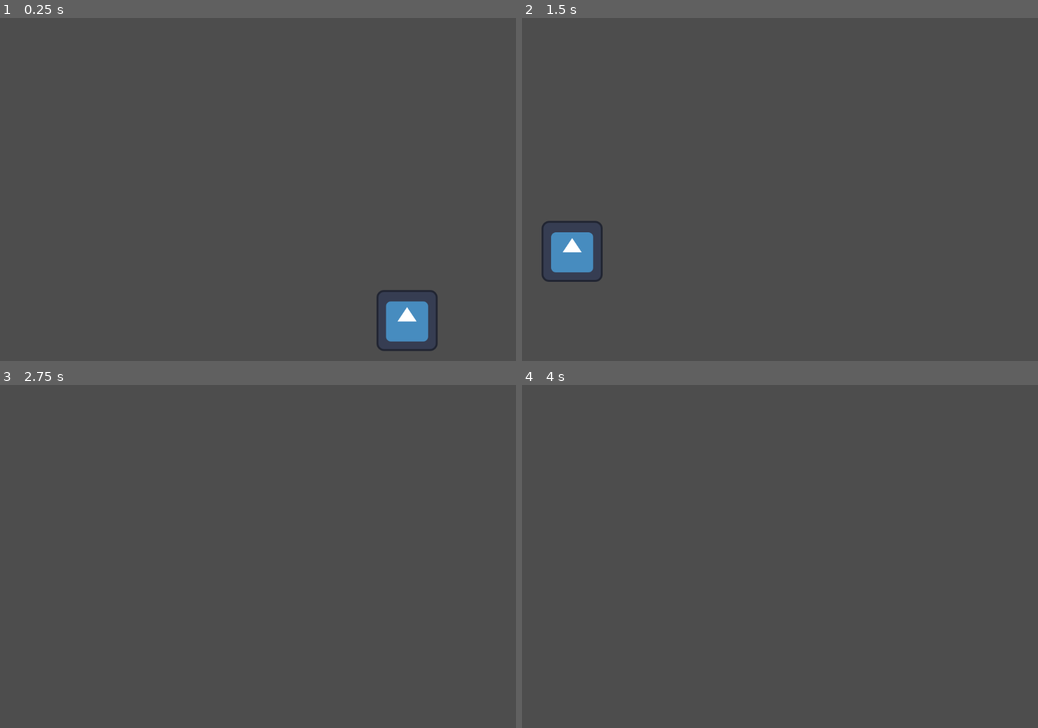
Above: before the commit, frames 1-4 (two rows, left to right).
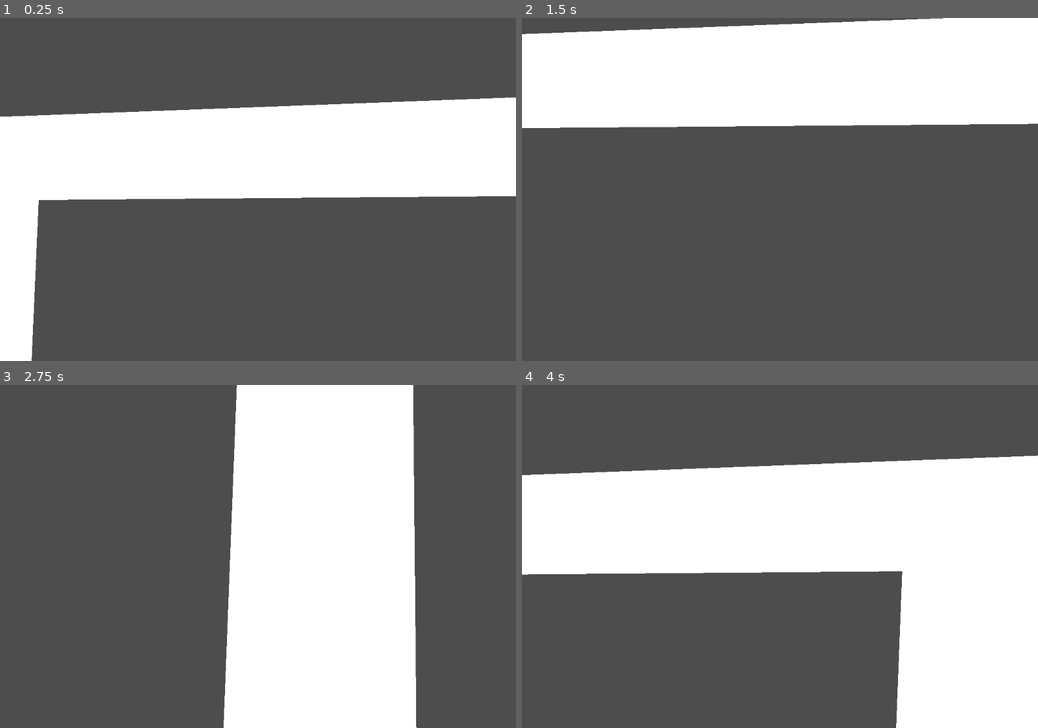
Above: after the commit, the same moments.

Repository: FictionalCodes/20Games
Game: Godot game, scene res://testscene.tscn
The game is run twice, just before and just after one commit, with the same random seed, the same clock (stepped at 60 frames per second) and the same inputs. The engine's default icon, where the game draws it, is replaced by a stand-in: a white triangle on a blue panel in a dark square.
Inputs (mouse positions are in pixels of both pictures, inside the frame that each line leads up to):
- Up to frame 1 (0.25 s): no input
- Up to frame 2 (1.5 s): tap Enter at 0.5 s; move the mouse to (893, 172) at 0.52 s; press the mouse at (893, 172) at 0.53 s; hold Right (pan_right) 0.53-1.28 s; move the mouse to (676, 206) at 1.27 s; release the mouse at (676, 206) at 1.28 s; hold Down (pan_down) from 1.28 s (still down); tap Middle mouse button (drag) at 1.35 s
- Up to frame 3 (2.75 s): click (154, 573) at 1.55 s; move the mouse to (309, 481) at 2.02 s; release Down (pan_down) at 2.03 s; press the mouse at (309, 481) at 2.03 s; hold Right (pan_right) from 2.03 s (still down); tap Mouse wheel up (zoomIn) at 2.1 s
- Up to frame 4 (4 s): move the mouse to (754, 625) at 2.77 s; release Right (pan_right) at 2.78 s; release the mouse at (754, 625) at 2.78 s; hold Up (pan_up) 2.78-3.53 s; tap Mouse wheel down (zoomOut) at 2.85 s; click (754, 625) at 3.05 s; move the mouse to (934, 607) at 3.52 s; press the mouse at (934, 607) at 3.53 s; hold Left (pan_left) from 3.53 s (still down)

The runs differ from the first frame. In frame 1, 31% of the frame differs, in the area x 0-100%, y 23-100%; in frame 2, 31%; in frame 3, 36%; in frame 4, 44%, in the area x 0-100%, y 20-100%.

Commit message:
sprite stack working at least

Diff:
--- /dev/null
+++ b/Summer2025-CnC/prefabs/baseunit.tscn
@@ -0,0 +1,27 @@
+[gd_scene load_steps=5 format=3 uid="uid://crpi7321p6ro"]
+
+[ext_resource type="Texture2D" uid="uid://bml20xph5sqgk" path="res://icon.svg" id="1_v0m34"]
+[ext_resource type="Script" uid="uid://bcb72mqjensh8" path="res://scripts/units/BaseUnit.gd" id="2_cbhrm"]
+
+[sub_resource type="CircleShape2D" id="CircleShape2D_73l2j"]
+radius = 192.0
+
+[sub_resource type="CircleShape2D" id="CircleShape2D_v0m34"]
+radius = 32.0
+
+[node name="Node2D" type="Node2D"]
+script = ExtResource("2_cbhrm")
+
+[node name="Unit" type="Sprite2D" parent="."]
+scale = Vector2(0.5, 0.5)
+texture = ExtResource("1_v0m34")
+
+[node name="AttackRadius" type="Area2D" parent="."]
+
+[node name="CollisionShape2D" type="CollisionShape2D" parent="AttackRadius"]
+shape = SubResource("CircleShape2D_73l2j")
+
+[node name="Hurtbox" type="Area2D" parent="."]
+
+[node name="CollisionShape2D" type="CollisionShape2D" parent="Hurtbox"]
+shape = SubResource("CircleShape2D_v0m34")
--- a/Summer2025-CnC/project.godot
+++ b/Summer2025-CnC/project.godot
@@ -74,6 +74,16 @@
 "events": [Object(InputEventKey,"resource_local_to_scene":false,"resource_name":"","device":-1,"window_id":0,"alt_press …(195 unchanged characters)…
 ]
 }
+action={
+"deadzone": 0.2,
+"events": [Object(InputEventMouseButton,"resource_local_to_scene":false,"resource_name":"","device":-1,"window_id":0,"alt_pressed":false,"shift_pressed":false,"ctrl_pressed":false,"meta_pressed":false,"button_mask":1,"position":Vector2(109, 14),"global_position":Vector2(118, 62),"factor":1.0,"button_index":1,"canceled":false,"pressed":true,"double_click":false,"script":null)
+]
+}
+cancel={
+"deadzone": 0.2,
+"events": [Object(InputEventMouseButton,"resource_local_to_scene":false,"resource_name":"","device":-1,"window_id":0,"alt_pressed":false,"shift_pressed":false,"ctrl_pressed":false,"meta_pressed":false,"button_mask":2,"position":Vector2(79, 23),"global_position":Vector2(88, 71),"factor":1.0,"button_index":2,"canceled":false,"pressed":true,"double_click":false,"script":null)
+]
+}
 
 [input_devices]
 
@@ -90,6 +100,7 @@
 
 [navigation]
 
+2d/default_cell_size=128.0
 pathfinding/max_threads=8
 
 [physics]
--- /dev/null
+++ b/Summer2025-CnC/scripts/Nodes/StackedSprite.gd
@@ -0,0 +1,61 @@
+@tool
+class_name StackedSprite extends Sprite2D
+
+@export_category("Drawing Params")
+@export var show_sprites := false
+@export var auto_rotate := false
+
+@export var frame_start := 0:
+	set(value):
+		frame_start = clampi(value, 0, hframes + vframes)
+
+@export var frame_end := hframes + vframes:
+	set(value):
+		frame_end = clampi(value, 0, (hframes + vframes) -1)
+
+@export var layer_seperation : int = 1
+
+@export_category("Game Active Params")
+@export var stack_rotation: float:
+	set(value):
+		stack_rotation = value
+		update_stack_rotation(stack_rotation)
+
+@export_tool_button("Regen Stack")
+var regenStack = create_layers
+
+var _stack_layers: Array[Node2D] = []
+
+# Called when the node enters the scene tree for the first time.
+func _ready() -> void:
+	create_layers()
+
+
+# Called every frame. 'delta' is the elapsed time since the previous frame.
+func _process(delta: float) -> void:
+	if auto_rotate:
+		stack_rotation += delta
+
+func update_stack_rotation(new_rotation: float) -> void:
+	for sprite: Sprite2D in _stack_layers:
+		sprite.rotation = new_rotation
+
+
+func create_layers() -> void:
+	clear_layers()
+	for i in range(frame_start, frame_end):
+		var next_sprite = Sprite2D.new()
+		next_sprite.texture = texture
+		next_sprite.hframes = hframes
+		next_sprite.vframes = vframes
+		next_sprite.frame = i
+		next_sprite.position.y = -layer_seperation * i
+		next_sprite.rotation = stack_rotation
+		add_child(next_sprite)
+		_stack_layers.push_back(next_sprite)
+
+func clear_layers():
+	for sprite: Sprite2D in _stack_layers:
+		sprite.queue_free()
+
+	_stack_layers.clear()
--- a/Summer2025-CnC/scripts/gamemanagers/game_input_manager.gd
+++ b/Summer2025-CnC/scripts/gamemanagers/GameInputManager.gd
@@ -1,5 +1,6 @@
 class_name GameInputManager extends Node2D
 
+@export var testUnit : BaseUnit
 
 # Called when the node enters the scene tree for the first time.
 func _ready() -> void:
@@ -9,3 +10,8 @@
 # Called every frame. 'delta' is the elapsed time since the previous frame.
 func _process(delta: float) -> void:
 	pass
+
+
+func _unhandled_input(event: InputEvent) -> void:
+	if event.is_action_pressed("action"):
+		testUnit.set_move_target(get_global_mouse_position())
--- /dev/null
+++ b/Summer2025-CnC/scripts/statemanagers/BaseState.gd
@@ -0,0 +1,13 @@
+class_name BaseState extends Node
+
+func EnterState() -> void:
+	process_mode = Node.PROCESS_MODE_INHERIT
+
+func ExitState() -> void:
+	process_mode = Node.PROCESS_MODE_DISABLED
+
+func Update(_delta:float) -> int:
+	return 0
+
+func can_shoot() -> bool:
+	return false
--- /dev/null
+++ b/Summer2025-CnC/scripts/statemanagers/StateMachine.gd
@@ -0,0 +1,44 @@
+class_name StateMachine extends Node
+
+@export var stateList: Dictionary[int, BaseState]
+
+var currentState : BaseState = null
+var currentStateIndex := 0
+
+var CurrentStateIndex: int:
+	get:
+		return currentStateIndex
+	set(value):
+		QueueSwapState(value)
+
+func QueueSwapState(newStateKey:int):
+	if newStateKey == currentStateIndex:
+		return
+	var newState = stateList.get(newStateKey)
+	if newState == currentState:
+		return
+
+	if newState == null:
+		printerr("Trying to get a state that doesnt exist")
+		return
+
+	call_deferred("SwapStateImmediate", newState)
+	currentStateIndex = newStateKey
+
+func SwapStateImmediateKey(newKey: int) -> void:
+	currentStateIndex = newKey
+	var newState = stateList.get(currentStateIndex)
+	SwapStateImmediate(newState)
+
+
+
+func SwapStateImmediate(newState: BaseState) -> void:
+	if currentState != null: currentState.ExitState()
+	newState.EnterState()
+	currentState = newState
+
+func Update(delta: float) -> void:
+	if currentState == null: return
+	var updatedState = currentState.Update(delta)
+	if updatedState != null and updatedState != 0:
+		QueueSwapState(updatedState)
--- /dev/null
+++ b/Summer2025-CnC/scripts/statemanagers/Units/UnitState.gd
@@ -0,0 +1,18 @@
+class_name UnitState extends Node
+
+enum UnitState{
+	Idle = 1,
+	Moving = 2,
+	Attacking = 3,
+	Spawning = 4,
+	Dead = 5
+}
+
+@export var ThisState : UnitState
+@export var unit: BaseUnit
+
+func can_be_hurt() -> bool:
+	return false
+
+func can_shoot() -> bool:
+	return true
--- /dev/null
+++ b/Summer2025-CnC/scripts/statemanagers/Units/UnitStateMachine.gd
@@ -0,0 +1,9 @@
+class_name UnitStateMachine extends StateMachine
+
+@export var startingState := UnitState.UnitState.Idle
+
+func _ready() -> void:
+	QueueSwapState(startingState)
+
+func _process(delta: float) -> void:
+	Update(delta)
--- a/Summer2025-CnC/scripts/units/base_unit.gd
+++ b/Summer2025-CnC/scripts/units/BaseUnit.gd
@@ -14,8 +14,9 @@
 # Called when the node enters the scene tree for the first time.
 func _ready() -> void:
 	_query_parameters.map = get_world_2d().get_navigation_map()
-	_query_parameters.simplify_path = true
-	_query_parameters.simplify_epsilon = 16
+	#_query_parameters.simplify_path = true
+	#_query_parameters.simplify_epsilon = 32.0
+	#_query_parameters.path_postprocessing = NavigationPathQueryParameters2D.PATH_POSTPROCESSING_NONE
 
 
 
@@ -38,16 +39,16 @@
 			currentWaypoint = _currentPath.front()
 
 	var moveVector = global_position.direction_to(currentWaypoint)
-	global_transform.origin = transform.origin.move_toward(currentWaypoint, unitSpeed *delta)
+	global_position += moveVector * unitSpeed * delta
 
 
 
 func set_move_target(target_position: Vector2, append: bool = false) -> void:
 	var nextPath := _query_path(target_position)
-	if append:
-		_currentPath.append_array(nextPath)
-	else:
-		_currentPath = nextPath
+	if not append:
+		_currentPath.clear()
+
+	_currentPath.append_array(nextPath)
 
 	_destinationReached = false
 
--- a/Summer2025-CnC/testscene.tscn
+++ b/Summer2025-CnC/testscene.tscn
@@ -1,15 +1,16 @@
 [gd_scene load_steps=5 format=3 uid="uid://cb2nk8yv8bwcq"]
 
 [ext_resource type="Script" uid="uid://dfvuxyygci7tr" path="res://addons/TopDownCamera2D/top_down_camera_2d.gd" id="1_jotil"]
-[ext_resource type="Texture2D" uid="uid://bml20xph5sqgk" path="res://icon.svg" id="2_44gc5"]
-[ext_resource type="Script" uid="uid://cd5e2hgox57sc" path="res://scripts/gamemanagers/game_input_manager.gd" id="3_612pj"]
+[ext_resource type="Script" uid="uid://cd5e2hgox57sc" path="res://scripts/gamemanagers/GameInputManager.gd" id="3_612pj"]
+[ext_resource type="Script" uid="uid://bcb72mqjensh8" path="res://scripts/units/BaseUnit.gd" id="3_asog6"]
 
 [sub_resource type="NavigationPolygon" id="NavigationPolygon_44gc5"]
-vertices = PackedVector2Array(3349.22, 2000.18, -4849.94, 2156.78, -4339.75, -3029.82, 3506.7, -4795.42)
-polygons = Array[PackedInt32Array]([PackedInt32Array(0, 1, 2, 3)])
+vertices = PackedVector2Array(458.891, 1024.38, 458.438, 1024.37, 812.313, 1028.87, -385.078, -222.398, -385.047, -222.398, -721.781, -209.672, 1774.78, 1408.69, 1769.98, 1028.59, 1769.99, 1028.79, 3296.44, 1947.18, -4790.26, 2101.63, 1257.69, 1427.45, 3451.12, -4727.57, 1757.37, -303.594, -4289.83, -2985.71, 1753.43, -304.477, 1257.38, 1420.83, 1257.91, 1420.8, 812.148, 1026.41, 816.242, 1026.44, 1262.89, 1277.73, 419.352, 622.523, -417.672, 629.43, -390.313, 85.4297, 1305.43, 71.5703, 784.203, 615.922, 786.023, 620, 1753.43, -303.43, -746.281, 1017.64, 784.508, 620, 793.383, 734.531)
+polygons = Array[PackedInt32Array]([PackedInt32Array(0, 1, 2), PackedInt32Array(3, 4, 5), PackedInt32Array(6, 7, 8), PackedInt32Array(6, 9, 10, 11), PackedInt32Array(12, 9, 6, 8, 13), PackedInt32Array(14, 12, 13, 15), PackedInt32Array(16, 17, 11), PackedInt32Array(2, 18, 19, 20, 16), PackedInt32Array(21, 22, 23, 24, 25), PackedInt32Array(25, 24, 20, 26), PackedInt32Array(13, 27, 15), PackedInt32Array(14, 15, 3, 5), PackedInt32Array(10, 14, 5, 28), PackedInt32Array(11, 10, 28, 0, 2, 16), PackedInt32Array(26, 29, 25), PackedInt32Array(26, 20, 19, 30)])
 outlines = Array[PackedVector2Array]([PackedVector2Array(-4349, -3038, -4861, 2167, 3359, 2010, 3517, -4808)])
-cell_size = 16.0
-agent_radius = 16.0
+cell_size = 128.0
+border_size = 32.0
+agent_radius = 64.0
 
 [node name="Node2D" type="Node2D"]
 
@@ -21,12 +22,25 @@
 boundary_color = Color(0.2, 0, 0.8, 0.101961)
 metadata/_custom_type_script = "uid://dfvuxyygci7tr"
 
-[node name="Icon" type="Sprite2D" parent="."]
-position = Vector2(312, 275)
-texture = ExtResource("2_44gc5")
-
 [node name="NavigationRegion2D" type="NavigationRegion2D" parent="."]
 navigation_polygon = SubResource("NavigationPolygon_44gc5")
 
-[node name="GameInputManager" type="Node2D" parent="."]
+[node name="CharacterBody2D" type="CharacterBody2D" parent="NavigationRegion2D"]
+motion_mode = 1
+
+[node name="StaticBody2D" type="StaticBody2D" parent="NavigationRegion2D"]
+
+[node name="Polygon2D" type="Polygon2D" parent="NavigationRegion2D/StaticBody2D"]
+polygon = PackedVector2Array(747, 962, -681, 954, -659, -148, 1694, -237, 1709, 1347, 1324, 1354, 1376, 7, -459, 22, -489, 703, 725, 681)
+
+[node name="CollisionPolygon2D" type="CollisionPolygon2D" parent="NavigationRegion2D/StaticBody2D"]
+polygon = PackedVector2Array(-655, -148, 1690, -238, 1710, 1347, 1324, 1361, 1372, 0, -451, 18, -485, 694, 726, 684, 744, 964, -675, 946)
+
+[node name="Unit" type="Node2D" parent="NavigationRegion2D"]
+position = Vector2(183, 231)
+script = ExtResource("3_asog6")
+unitSpeed = 300.0
+
+[node name="GameInputManager" type="Node2D" parent="." node_paths=PackedStringArray("testUnit")]
 script = ExtResource("3_612pj")
+testUnit = NodePath("../NavigationRegion2D/Unit")
Binary file added: Summer2025-CnC/Assets/Units/TankBetaBody.png
Not shown, added: Summer2025-CnC/Assets/Units/TankBetaBody.png.import
Binary file added: Summer2025-CnC/Assets/Units/slices.png
Not shown, added: Summer2025-CnC/Assets/Units/slices.png.import
Not shown, added: Summer2025-CnC/scripts/Nodes/StackedSprite.gd.uid
Renamed: Summer2025-CnC/scripts/gamemanagers/game_input_manager.gd.uid -> Summer2025-CnC/scripts/gamemanagers/GameInputManager.gd.uid
Not shown, added: Summer2025-CnC/scripts/statemanagers/BaseState.gd.uid
Not shown, added: Summer2025-CnC/scripts/statemanagers/StateMachine.gd.uid
Not shown, added: Summer2025-CnC/scripts/statemanagers/Units/UnitState.gd.uid
Not shown, added: Summer2025-CnC/scripts/statemanagers/Units/UnitStateMachine.gd.uid
Renamed: Summer2025-CnC/scripts/units/base_unit.gd.uid -> Summer2025-CnC/scripts/units/BaseUnit.gd.uid
Not shown, changed: .gitignore
